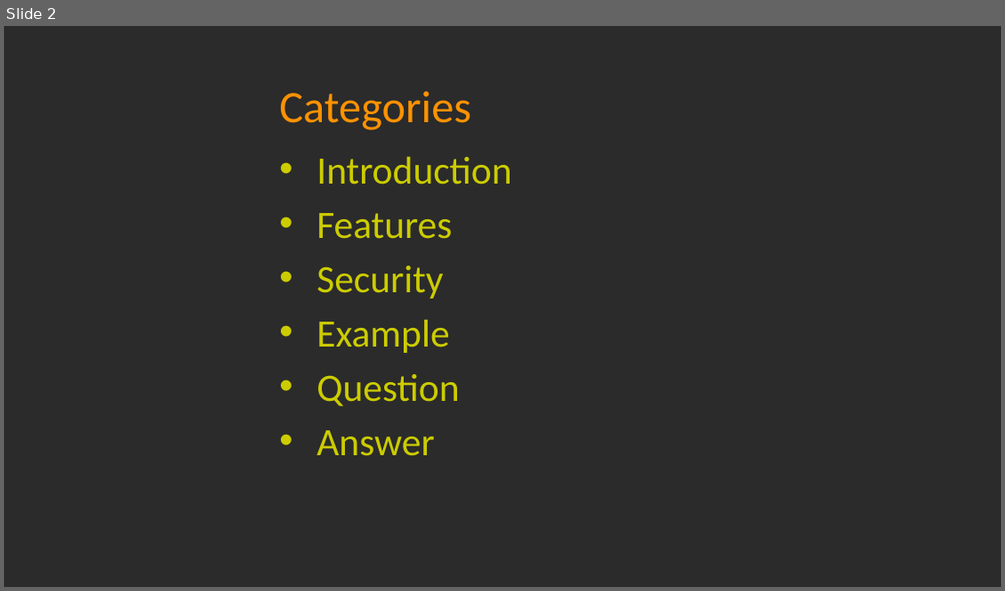
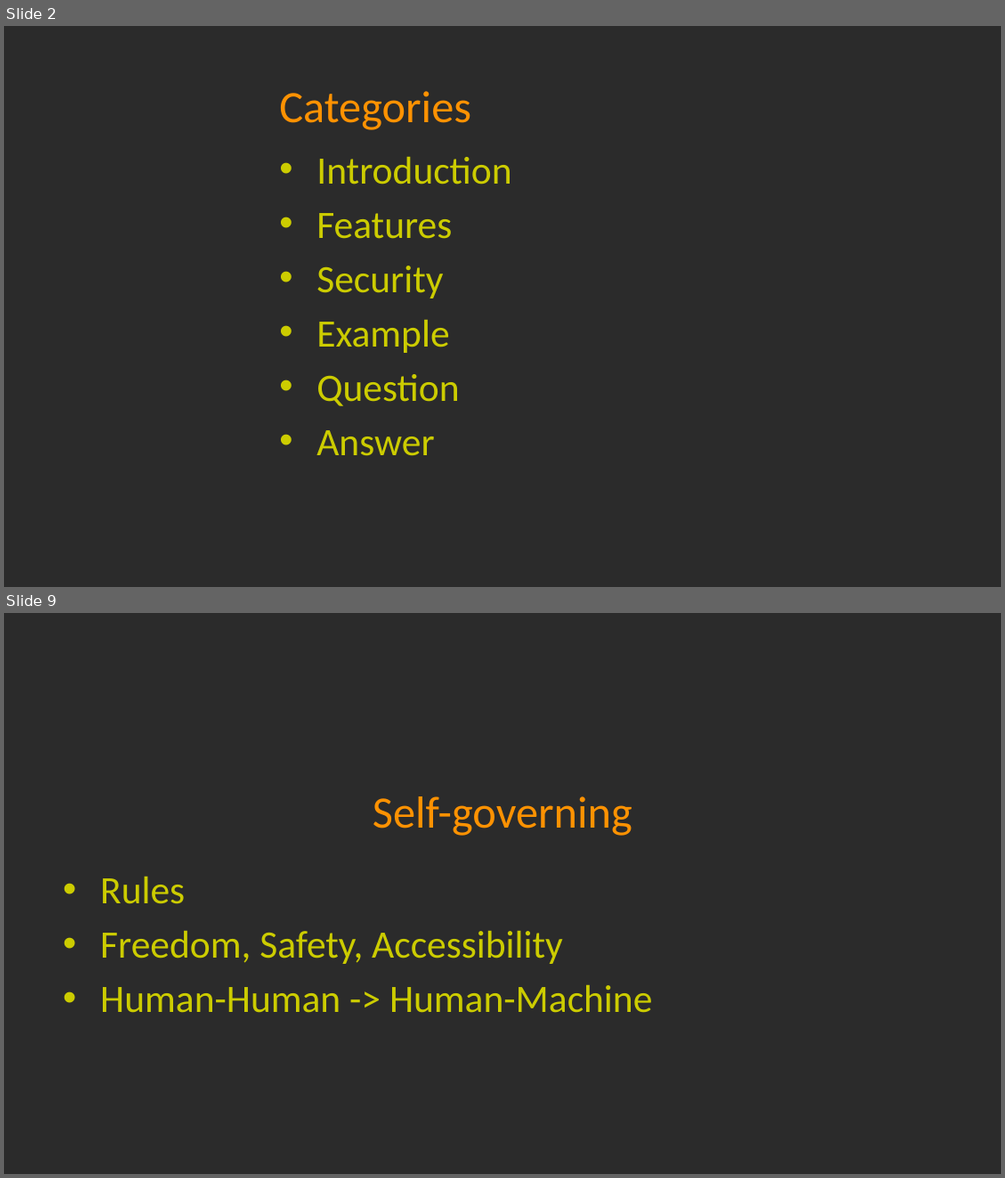
Before and after one commit to LeafLu0315/Presentation, a slide deck: blockchain.pptx. Shown one above the other, each under a label of ours: slide 2 before the commit, slides 2 and 9 after it; the slides between them are not shown. The pictures are 1005x591 and 1005x1178 pixels, drawn with LibreOffice and Linux fonts; fonts in the diff are those of the drawing; background and template pictures are left out; a plain dark background stands for a picture behind light text. Boxes give left, top, right and bottom in pixels: in the first picture for what was removed or moved away, otherwise in the second. Text is boxed around its words. In the diff, an @@ line names an element or a change of style, - is before the commit and + after.

```diff
--- a/blockchain.pptx
+++ b/blockchain.pptx
@@ slide 9 added at [4,613,1001,1174], background picture (left out) @@
@@ title added at [372,796,632,835], 32.4 pt, text #FE9202 @@
+Self-governing
@@ text added at [100,876,652,1013], 28 pt, text #CCCC00 @@
+• Rules
+• Freedom, Safety, Accessibility
+• Human-Human -> Human-Machine
```
Also in this commit, not shown: 5 slides changed, 6 other slides added, 2 slides removed.
